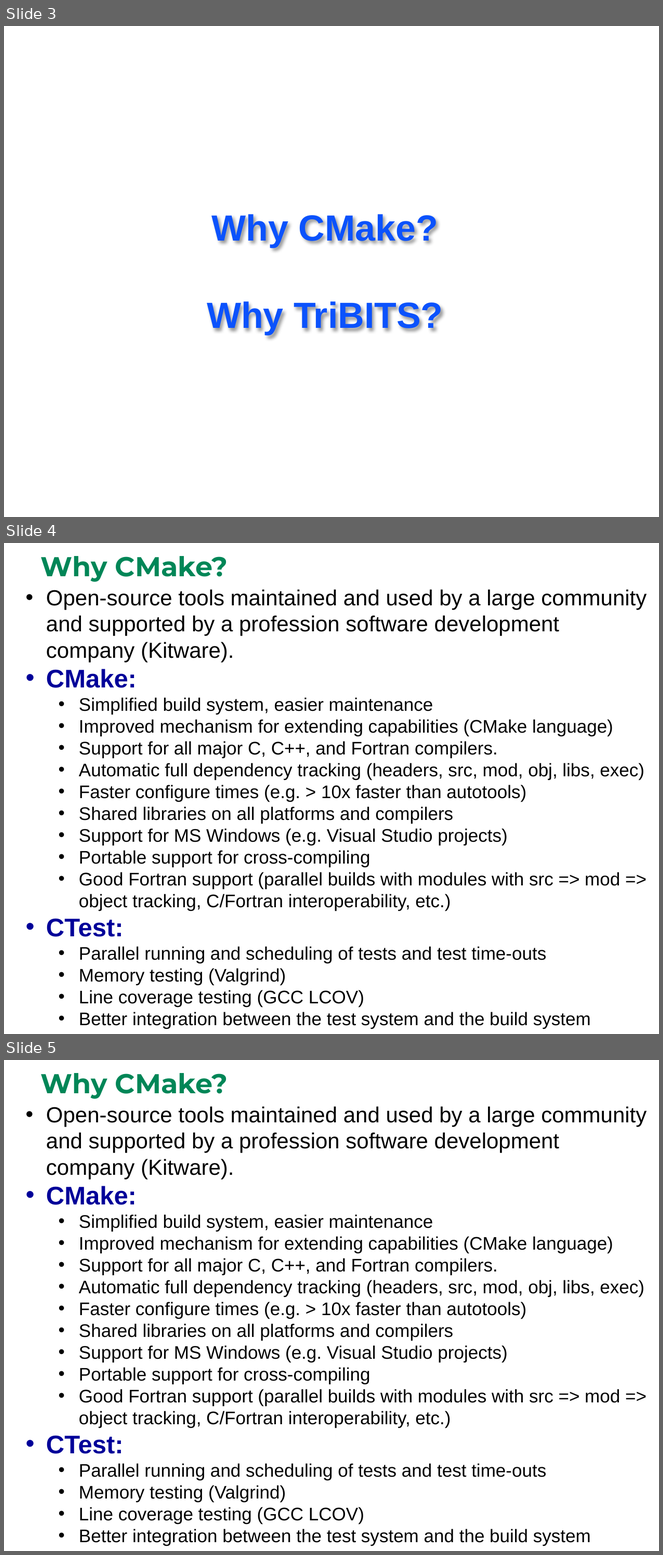
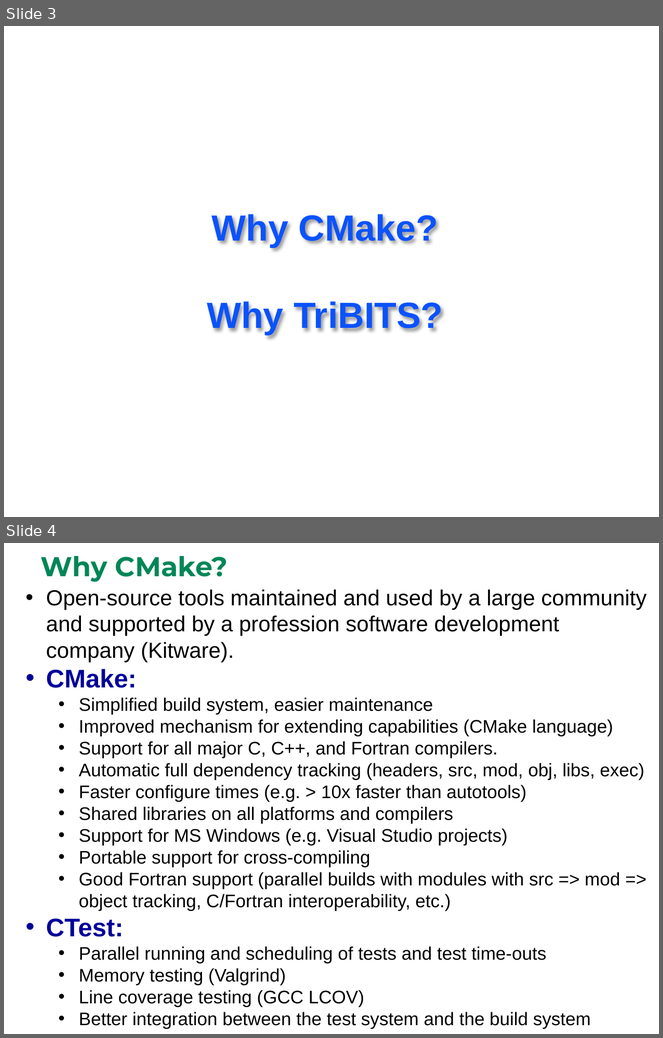
Before and after one commit to TriBITSPub/TriBITS, a slide deck: doc/poster/TriBITS_Poster_Slides.pptx. Shown one above the other, each under a label of ours: slides 3, 4 and 5 before the commit, slides 3 and 4 after it. The pictures are 663x1555 and 663x1038 pixels, drawn with LibreOffice and Linux fonts; fonts in the diff are those of the drawing. Boxes give left, top, right and bottom in pixels: in the first picture for what was removed or moved away, otherwise in the second. Text is boxed around its words. In the diff, an @@ line names an element or a change of style, - is before the commit and + after.

Commit message:
Removing a redundant slide

```diff
--- a/doc/poster/TriBITS_Poster_Slides.pptx
+++ b/doc/poster/TriBITS_Poster_Slides.pptx
@@ slide 4 removed at (4,543,659,1034), background #FFFFFF @@
@@ title removed at (41,556,228,582) @@
-Why CMake?
@@ text removed at (46,589,647,1029) @@
-  • Open-source tools maintained and used by a large community and supported by a profession software development company (Kitware).
-  • CMake:
-    • Simplified build system, easier maintenance
-    • Improved mechanism for extending capabilities (CMake language)
-    • Support for all major C, C++, and Fortran compilers.
-    • Automatic full dependency tracking (headers, src, mod, obj, libs, exec)
-    • Faster configure times (e.g. > 10x faster than autotools)
-    • Shared libraries on all platforms and compilers
-    • Support for MS Windows (e.g. Visual Studio projects)
-    • Portable support for cross-compiling
-    • Good Fortran support (parallel builds with modules with src => mod => object tracking, C/Fortran interoperability, etc.)
-  • CTest:
-    • Parallel running and scheduling of tests and test time-outs
-    • Memory testing (Valgrind)
-    • Line coverage testing (GCC LCOV)
-    • Better integration between the test system and the build system
@@ what was slide 5 is now slide 4 @@
```
Also in this commit, not shown: 1 other file.
